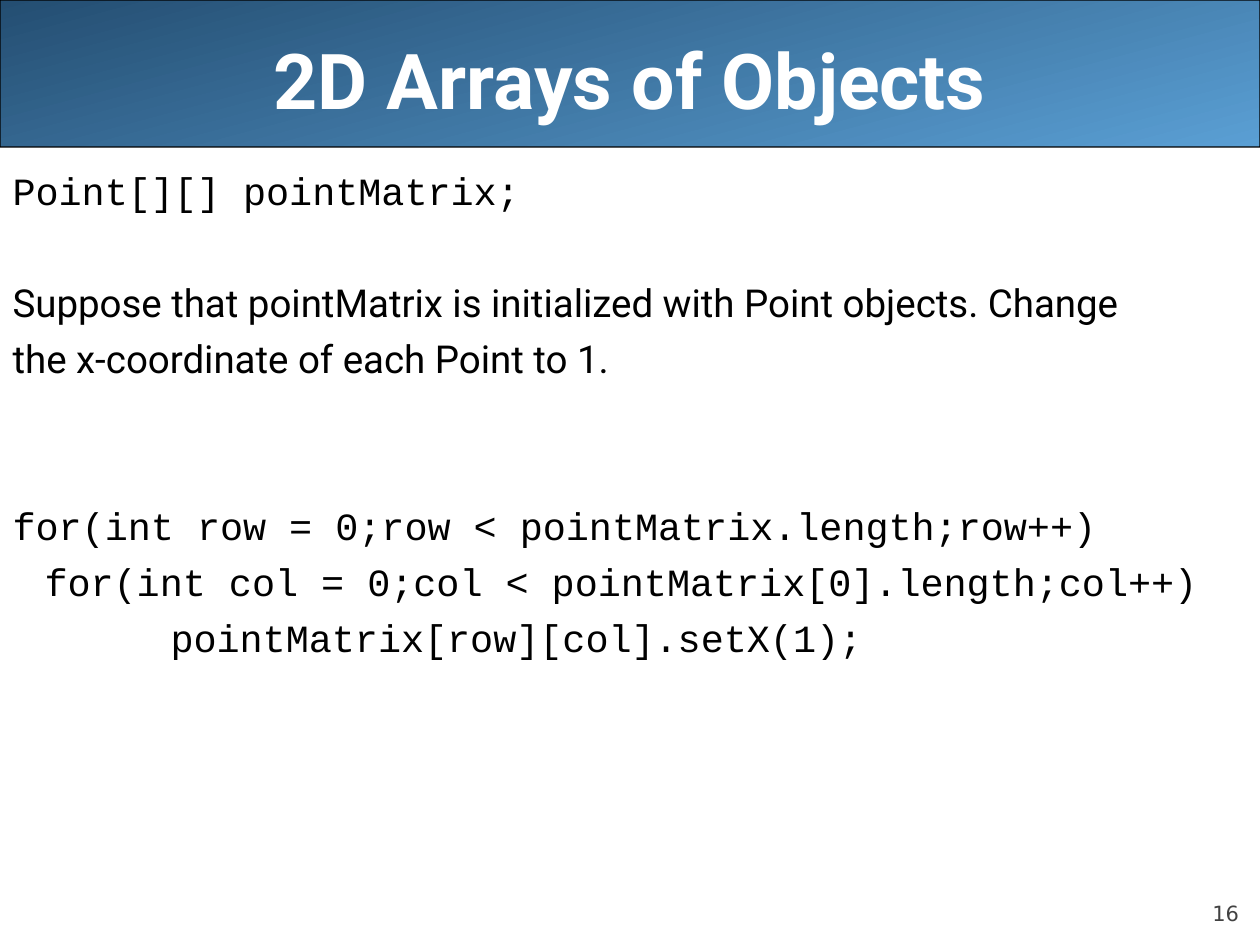
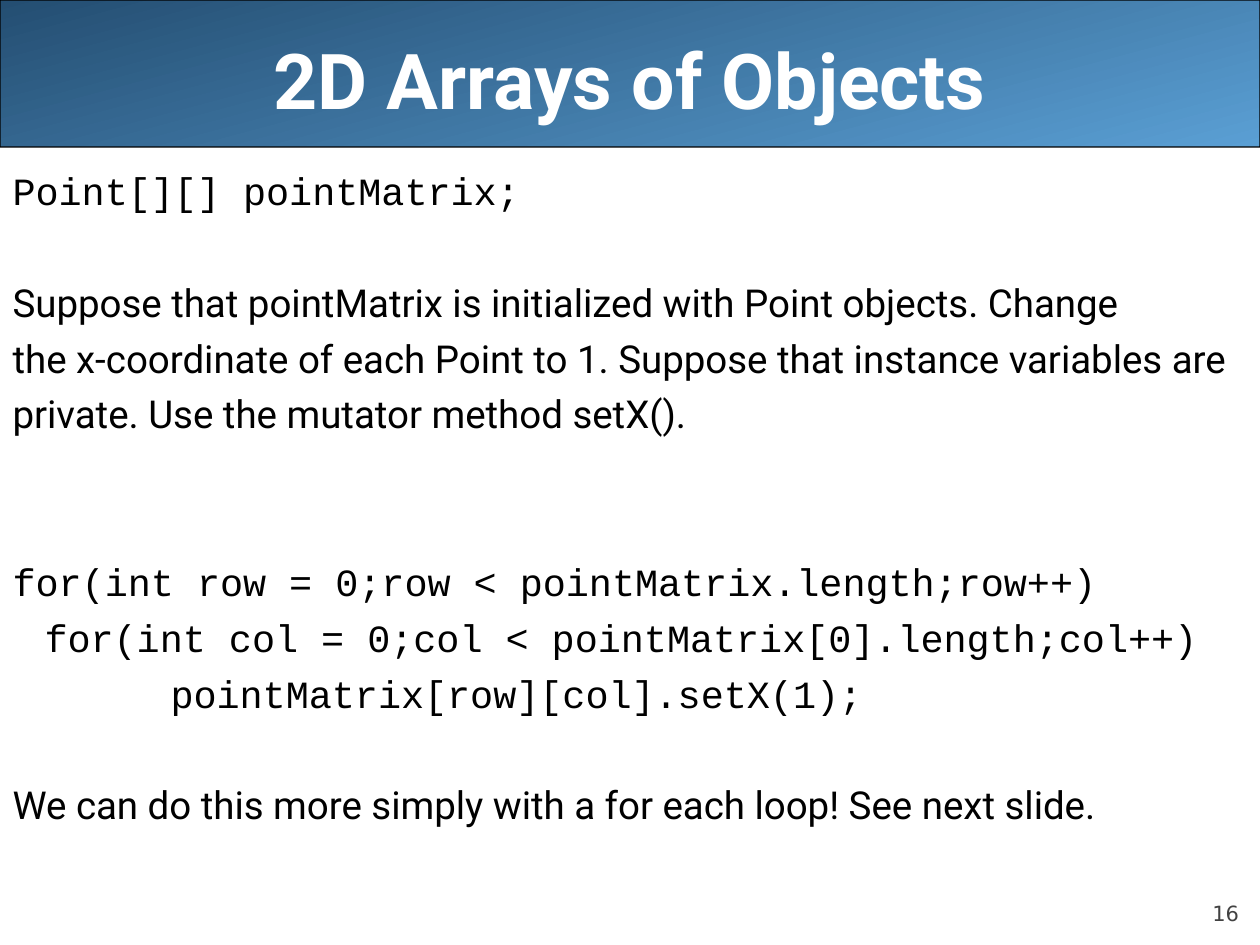
Before and after one commit to LongBaoNguyen/longbaonguyen.github.io, a slide deck: slide 16 of courses/apcsa/lecture20.ppt. Drawn at 1260x945 pixels with LibreOffice and Linux fonts; fonts in the diff are those of the drawing. Boxes give left, top, right and bottom in pixels: in the first picture for what was removed or moved away, otherwise in the second. Text is boxed around its words. In the diff, an @@ line names an element or a change of style, - is before the commit and + after.

```diff
--- a/courses/apcsa/lecture20.ppt
+++ b/courses/apcsa/lecture20.ppt
@@ text at (13,343,1226,437): text changed @@
-the x-coordinate of each Point to 1.
+the x-coordinate of each Point to 1. Suppose that instance variables are
+private. Use the mutator method setX().
@@ text at (13,789,1096,828): paragraph added @@
+We can do this more simply with a for each loop! See next slide.
```
Also in this commit, not shown: 8 other slides changed, 4 slides added, 7 other files.
